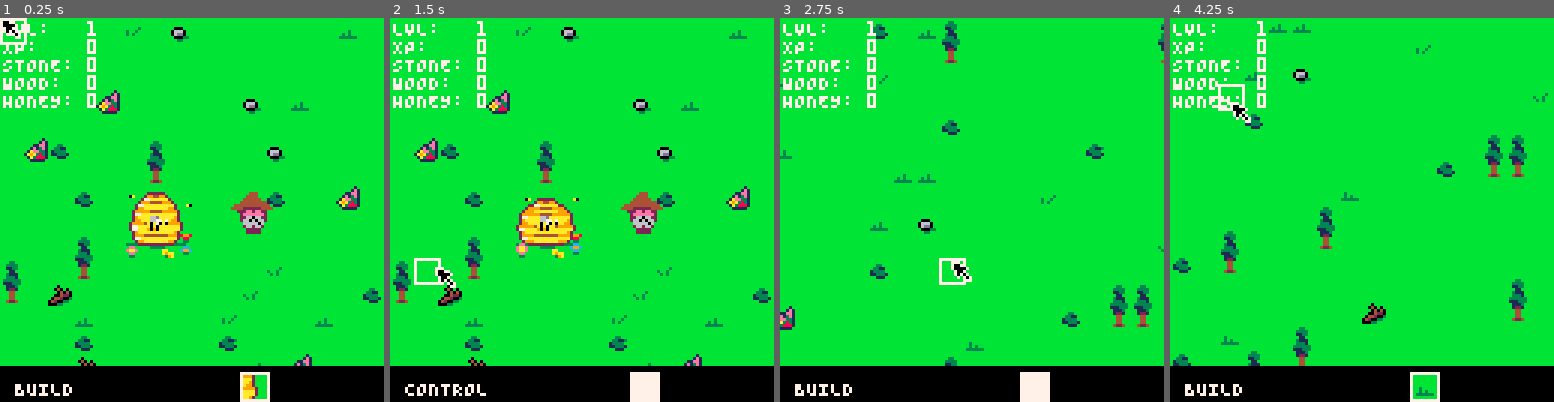
Above: before the commit, frames 1-4 (left to right).
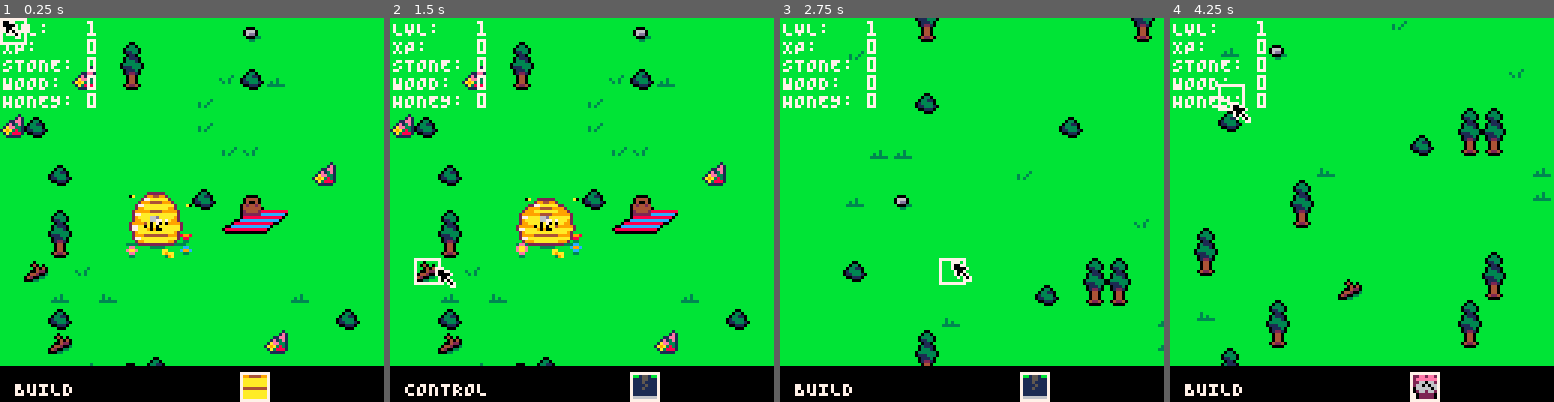
Above: after the commit, the same moments.

Repository: Kiyotoko/the-hive-must-grow
Game: PICO-8 cartridge game.p8
Two runs of this game, one before a commit and one after it. Both use one fixed random seed, a clock stepped at 60 frames per second and the inputs below.
Inputs (mouse positions are in pixels of both pictures, inside the frame that each line leads up to):
- Up to frame 1 (0.25 s): no input
- Up to frame 2 (1.5 s): tap X (X key) at 0.33, 1.07 s; click (670, 121) at 0.67 s; tap O (Z key) at 0.7 s; click (436, 267) at 1.22 s
- Up to frame 3 (2.75 s): hold Right 1.6-2.1 s; tap O (Z key) at 1.7, 2.1, 2.5 s; click (887, 114) at 1.77 s; tap X (X key) at 1.85 s; hold Up 2.15-2.42 s; click (952, 259) at 2.32 s; hold Right from 2.47 s (still down)
- Up to frame 4 (4.25 s): click (1404, 106) at 2.87 s; tap O (Z key) every 0.4 s from 2.9 to 4.1 s; tap X (X key) at 2.97, 4.08 s; release Right at 3.03 s; hold Left 3.08-3.58 s; click (1465, 256) at 3.42 s; hold Down 3.63-3.97 s; click (1231, 102) at 3.97 s; hold Right from 4.02 s (still down)

The runs differ from the first frame. In frame 1, 9.0% of the frame differs, in the area x 0-100%, y 2-100%; in frame 2, 9.1%; in frame 3, 5.8%; in frame 4, 8.1%.

Commit message:
Add clock and queen to buildings

Diff:
--- a/buildings.lua
+++ b/buildings.lua
@@ -50,7 +50,7 @@
     },
     display = Cycle.new{},
     dim = Vec2.new{ x=3, y=3 },
-    icon = 25,
+    icon = 24,
     price = Inventory.new{
         stone = 3,
         honey = 9
@@ -63,8 +63,6 @@
     Bee.new{ x=Tile2Pixel(vec.x+1), y=Tile2Pixel(vec.y+1) }
     return Building.new(vec, Hive, true)
 end
-
-function Hive:update() end
 
 function Hive:draw()
     local frame = Hive.frames:get(Hive.display.val)
@@ -80,7 +78,7 @@
     },
     display = Cycle.new{},
     dim = Vec2.new{ x=3, y=3 },
-    icon = 17,
+    icon = 30,
     price = Inventory.new{
         stone = 2,
         honey = 1
@@ -112,18 +110,46 @@
     map(frame.x, frame.y, Tile2Pixel(self.pos.x), Tile2Pixel(self.pos.y), Farm.dim.x, Farm.dim.y)
 end
 
+Clock = {
+    frames = List.from{ Vec2.new{ y=3 }},
+    display = Cycle.new{},
+    dim = Vec2.new{ x=3, y=3 },
+    icon = 120,
+    price = {
+        wood = 3
+    }
+}
+Clock.__index = Clock
+
+function Clock.new(pos)
+    local created = Building.new(pos, Clock)
+    created.cooldown = Cycle.new{ max=105 }
+    return created
+end
+
+function Clock:update()
+    if self.cooldown.val == 0 then
+        Player:get_xp(1)
+    end
+    self.cooldown:inc()
+end
+
+function Clock:draw()
+    local frame = Clock.frames:get(Storage.display.val)
+    map(frame.x, frame.y, Tile2Pixel(self.pos.x), Tile2Pixel(self.pos.y), Clock.dim.x, Clock.dim.y)
+end
+
 ---@class Storage: Building
 Storage = {
-    frames = List.from{ Vec2.new{ y=3 }},
+    frames = List.from{ Vec2.new{ x=3, y=3 }},
     display = Cycle.new{},
     dim = Vec2.new{ x=3, y=2 },
-    icon = 22,
+    icon = 123,
     price = Inventory.new{
         stone = 4
     }
 }
 Storage.__index = Storage
-Storage.display.max = Storage.frames:len()
 
 function Storage.new(pos)
     return Building.new(pos, Storage)
@@ -148,6 +174,30 @@
     map(frame.x, frame.y, Tile2Pixel(self.pos.x), Tile2Pixel(self.pos.y), Farm.dim.x, Farm.dim.y)
 end
 
+Queen = {
+    frames = List.from{
+        Vec2.new{ x=6, y=3 },
+        Vec2.new{ x=9, y=3 }
+    },
+    display = Cycle.new{ max=2 },
+    dim = Vec2.new{ x=3, y=3 },
+    icon = 56,
+    price = {
+        honey = 10
+    }
+}
+Queen.__index = Queen
+
+function Queen.new(pos)
+    Player:get_xp(40)
+    return Building.new(pos, Queen, true)
+end
+
+function Queen:draw()
+    local frame = Queen.frames:get(Queen.display.val)
+    map(frame.x, frame.y, Tile2Pixel(self.pos.x), Tile2Pixel(self.pos.y), Queen.dim.x, Queen.dim.y)
+end
+
 Fauna = {
     types = List.from{
         Vec2.new{ x=12 },
@@ -163,15 +213,13 @@
     return created
 end
 
-function Fauna:update() end
-
 function Fauna:draw()
     local frame = Fauna.types:get(self.type)
     map(frame.x, frame.y, Tile2Pixel(self.pos.x), Tile2Pixel(self.pos.y), Fauna.dim.x, Fauna.dim.y)
 end
 
 ---Build options is the list of all possible classes that extend from building that the user can build.
-BuildOptions = List.from{Hive, Farm, Storage}
+BuildOptions = List.from{Hive, Farm, Clock, Storage, Queen}
 
 SelectedOption = Cycle.new{
     max=BuildOptions:len()
--- a/game.p8
+++ b/game.p8
@@ -90,76 +147,76 @@
 0d0e0f3d3e3f0708090a0b0c1102000000000000000000000000000000000000000000000000000000000000000000000000000000000000000000000000000000000000000000000000000000000000000000000000000000000000000000000000000000000000000000000000000000000000000000000000000000000000
 1d1e1f4d4e4f1718191a1b1c0112000000000000000000000000000000000000000000000000000000000000000000000000000000000000000000000000000000000000000000000000000000000000000000000000000000000000000000000000000000000000000000000000000000000000000000000000000000000000
 2d2e2f5d5e5f2728292a2b2c0000000000000000000000000000000000000000000000000000000000000000000000000000000000000000000000000000000000000000000000000000000000000000000000000000000000000000000000000000000000000000000000000000000000000000000000000000000000000000
-6768698788893738393a3b3c0000000000000000000000000000000000000000000000000000000000000000000000000000000000000000000000000000000000000000000000000000000000000000000000000000000000000000000000000000000000000000000000000000000000000000000000000000000000000000
+6768697a7b7a3738393a3b3c0000000000000000000000000000000000000000000000000000000000000000000000000000000000000000000000000000000000000000000000000000000000000000000000000000000000000000000000000000000000000000000000000000000000000000000000000000000000000000
 7778798a8b8c4748494a4b4c0000000000000000000000000000000000000000000000000000000000000000000000000000000000000000000000000000000000000000000000000000000000000000000000000000000000000000000000000000000000000000000000000000000000000000000000000000000000000000
-0000000000005758595a5b5c0000000000000000000000000000000000000000000000000000000000000000000000000000000000000000000000000000000000000000000000000000000000000000000000000000000000000000000000000000000000000000000000000000000000000000000000000000000000000000
-…(70 lines of a section not shown)…
+8788890000005758595a5b5c0000000000000000000000000000000000000000000000000000000000000000000000000000000000000000000000000000000000000000000000000000000000000000000000000000000000000000000000000000000000000000000000000000000000000000000000000000000000000000
+…(70 lines of a section not shown)…
--- a/main.lua
+++ b/main.lua
@@ -45,7 +45,7 @@
     cls()
 
     -- calculate field of view
-    local fov = Rect.new{ x=Pixel2Tile(Cam.x)-1, y=Pixel2Tile(Cam.y)-1, w=18, h=18 }
+    local fov = Rect.new{ x=Pixel2Tile(Cam.x)-2, y=Pixel2Tile(Cam.y)-2, w=18, h=18 }
     Underlay:draw(fov)
     Overlay:draw(fov)
     Player:draw()
--- a/player.lua
+++ b/player.lua
@@ -76,6 +76,7 @@
     if SwitchCooldown.val == 0 then
         if btn(4) then
             ControlMode = not ControlMode
+            Player.selected = nil
             SwitchCooldown.val = 1
         end
         if btn(5) and not ControlMode then
@@ -102,8 +103,8 @@
                 Player.selected = nil -- deselect previously selected worker
                 for bee in self.bees:iter() do
                     assert(bee ~= nil, "Bee should not be nil")
-                    if bee.pos.x < pos.x and pos.x < bee.pos.x + 8
-                    and bee.pos.y < pos.y and pos.y < bee.pos.y + 8 then
+                    if bee.pos.x-2 < pos.x and pos.x < bee.pos.x + 10
+                    and bee.pos.y-2 < pos.y and pos.y < bee.pos.y + 10 then
                         Player.selected = bee
                         return
                     end
Not shown, changed: 128 lines of the sprite sheet (__gfx__) section of game.p8
